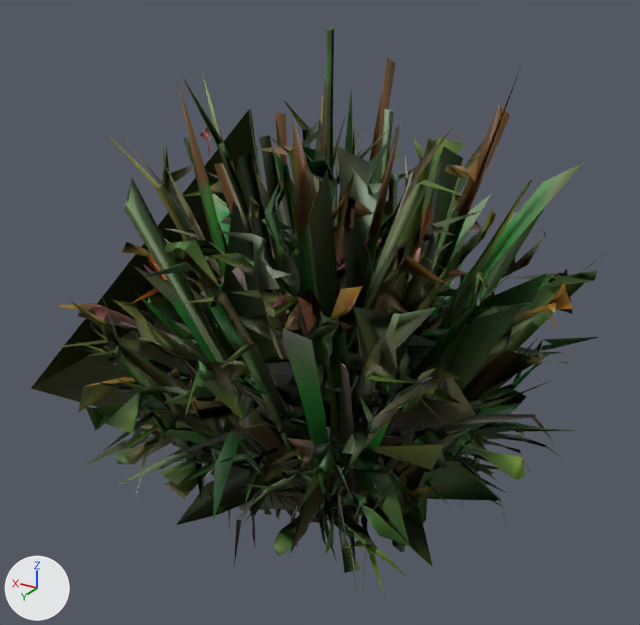
The glTF model labs/plants/data/shrubs/tri300.gltf: old version first, new version second.
Before and after are seen from a 50 mm camera at (3.037, 0.28, 0.222) aimed at (3.209, -0.007, 0.079). Arrows for +X, +Y and +Z are at lower left; the lights stay in place. The first picture is the older version. Where no turn or scale is listed for an object, it has been applied to the vertices. Vertices at exactly the same position are counted once.

In view in the first picture: '0:sagebrush', '1:low juniper', '2:sprig shrub', '3:wild rose', '4:spruce sapling', '5:cattails', '6:flowering shrub', '7:grass clump', '8:leafy shrub'.
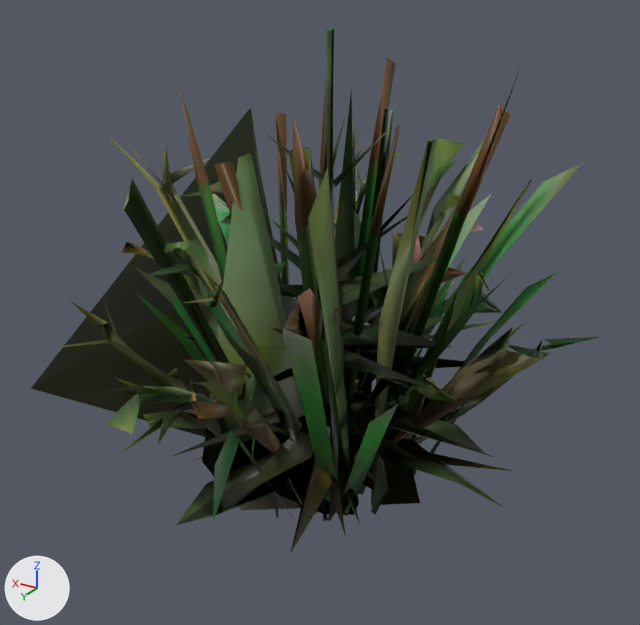
Changed parts and their boxes (x1, y1, x2, y2) in the pictures (640 x 625 px):
'7:grass clump', reshaped (11% narrower, 14% shorter)
    before: (31, 91, 597, 587)
    after: (31, 91, 532, 515)
'0:sagebrush', reshaped (21% narrower, 41% shorter)
    before: (90, 129, 546, 523)
    after: (183, 233, 544, 467)
'2:sprig shrub', reshaped
    before: (46, 74, 609, 554)
    after: (46, 124, 467, 454)
'1:low juniper', reshaped (mostly hidden afterwards)
    before: (85, 260, 575, 567)
    after: (176, 295, 512, 525)
'8:leafy shrub', reshaped (7% narrower, 24% shorter)
    before: (84, 99, 598, 594)
    after: (122, 138, 598, 513)
'6:flowering shrub', reshaped (mostly hidden afterwards)
    before: (53, 127, 573, 525)
    after: (119, 181, 287, 279)
'3:wild rose', reshaped
    before: (109, 127, 542, 519)
    after: (109, 206, 502, 456)
part 1 of me_df777f02_2301_40ec_9eeb_b4aa37ee88ef_001, deleted
    before: (90, 129, 546, 523)
part 2 of me_df777f02_2301_40ec_9eeb_b4aa37ee88ef_002, deleted
    before: (85, 260, 575, 567)
part 3 of me_df777f02_2301_40ec_9eeb_b4aa37ee88ef_002, cut back
    before: (404, 341, 438, 373)
part 4 of me_df777f02_2301_40ec_9eeb_b4aa37ee88ef_003, deleted
    before: (77, 74, 609, 554)
part 5 of me_df777f02_2301_40ec_9eeb_b4aa37ee88ef_004, deleted
    before: (143, 127, 542, 519)
part 6 of me_df777f02_2301_40ec_9eeb_b4aa37ee88ef_007, deleted
    before: (53, 127, 573, 525)
part 7 of me_df777f02_2301_40ec_9eeb_b4aa37ee88ef_008, deleted (mostly hidden)
    before: (136, 135, 597, 557)
part 8 of me_df777f02_2301_40ec_9eeb_b4aa37ee88ef_008, deleted
    before: (194, 146, 546, 587)
part 9 of me_df777f02_2301_40ec_9eeb_b4aa37ee88ef_009, deleted
    before: (84, 99, 472, 594)
'4:spruce sapling', unchanged, uncovered by the edit
    before: (170, 28, 448, 554)
    after: (151, 28, 494, 554)

Edits to the bpy script that builds the scene:
```text
Change me_df777f02_2301_40ec_9eeb_b4aa37ee88ef_001:
    remove me_df777f02_2301_40ec_9eeb_b4aa37ee88ef_001.from_pydata(...)  # 672 vertices, 1153 faces; spans x -0.086..0.085, y -0.086..0.088, z 0.0..0.153
    add me_df777f02_2301_40ec_9eeb_b4aa37ee88ef_001.from_pydata(...)  # 120 vertices, 231 faces; spans x -0.086..0.085, y -0.086..0.088, z 0.0..0.095
    me_df777f02_2301_40ec_9eeb_b4aa37ee88ef_001 part 1: 25 loose pieces with 552 vertices, spanning x -0.078..0.074, y -0.082..0.086, z 0.001..0.153, are deleted
Change me_df777f02_2301_40ec_9eeb_b4aa37ee88ef_002:
    remove me_df777f02_2301_40ec_9eeb_b4aa37ee88ef_002.from_pydata(...)  # 801 vertices, 1532 faces; spans x -0.101..0.101, y -0.099..0.098, z 0.005..0.1
    add me_df777f02_2301_40ec_9eeb_b4aa37ee88ef_002.from_pydata(...)  # 107 vertices, 214 faces; spans x -0.081..0.061, y -0.083..0.079, z 0.008..0.081
    me_df777f02_2301_40ec_9eeb_b4aa37ee88ef_002 part 2: 26 loose pieces with 654 vertices, spanning x -0.101..0.101, y -0.099..0.098, z 0.005..0.1, are deleted
    me_df777f02_2301_40ec_9eeb_b4aa37ee88ef_002 part 3
    40 vertices are removed from x -0.051..0.057, y -0.05..0.008, z 0.032..0.082
    76 faces are deleted
    1 new face joins them
Change me_df777f02_2301_40ec_9eeb_b4aa37ee88ef_003:
    remove me_df777f02_2301_40ec_9eeb_b4aa37ee88ef_003.from_pydata(...)  # 441 vertices, 682 faces; spans x -0.095..0.09, y -0.101..0.103, z -0.004..0.182
    add me_df777f02_2301_40ec_9eeb_b4aa37ee88ef_003.from_pydata(...)  # 145 vertices, 242 faces; spans x -0.033..0.081, y -0.101..0.103, z -0.004..0.154
    me_df777f02_2301_40ec_9eeb_b4aa37ee88ef_003 part 4: 23 loose pieces with 296 vertices, spanning x -0.095..0.09, y -0.057..0.079, z 0.004..0.182, are deleted
Change me_df777f02_2301_40ec_9eeb_b4aa37ee88ef_004:
    remove me_df777f02_2301_40ec_9eeb_b4aa37ee88ef_004.from_pydata(...)  # 791 vertices, 1315 faces; spans x -0.08..0.079, y -0.094..0.092, z -0.002..0.153
    add me_df777f02_2301_40ec_9eeb_b4aa37ee88ef_004.from_pydata(...)  # 155 vertices, 272 faces; spans x -0.045..0.048, y -0.094..0.092, z 0.0..0.127
    me_df777f02_2301_40ec_9eeb_b4aa37ee88ef_004 part 5: 27 loose pieces with 636 vertices, spanning x -0.08..0.079, y -0.088..0.088, z -0.002..0.153, are deleted
Change me_df777f02_2301_40ec_9eeb_b4aa37ee88ef_007:
    remove me_df777f02_2301_40ec_9eeb_b4aa37ee88ef_007.from_pydata(...)  # 910 vertices, 1555 faces; spans x -0.091..0.092, y -0.092..0.092, z -0.005..0.156
    add me_df777f02_2301_40ec_9eeb_b4aa37ee88ef_007.from_pydata(...)  # 91 vertices, 156 faces; spans x 0.002..0.092, y -0.024..0.026, z 0.007..0.128
    me_df777f02_2301_40ec_9eeb_b4aa37ee88ef_007 part 6: 22 loose pieces with 817 vertices, spanning x -0.091..0.088, y -0.092..0.092, z -0.005..0.156, are deleted
    other edits to the shape of me_df777f02_2301_40ec_9eeb_b4aa37ee88ef_007 do not show in these pictures
Change me_df777f02_2301_40ec_9eeb_b4aa37ee88ef_008:
    remove me_df777f02_2301_40ec_9eeb_b4aa37ee88ef_008.from_pydata(...)  # 905 vertices, 1452 faces; spans x -0.094..0.165, y -0.1..0.088, z 0.001..0.167
    add me_df777f02_2301_40ec_9eeb_b4aa37ee88ef_008.from_pydata(...)  # 140 vertices, 219 faces; spans x -0.073..0.165, y -0.093..0.082, z 0.001..0.167
    me_df777f02_2301_40ec_9eeb_b4aa37ee88ef_008 part 7: 43 loose pieces with 612 vertices, spanning x -0.094..0.088, y -0.093..0.088, z 0.001..0.149, are deleted
    me_df777f02_2301_40ec_9eeb_b4aa37ee88ef_008 part 8
    153 vertices are removed from x -0.092..0.023, y -0.1..0.074, z 0.001..0.149
    262 faces are deleted
Change me_df777f02_2301_40ec_9eeb_b4aa37ee88ef_009:
    remove me_df777f02_2301_40ec_9eeb_b4aa37ee88ef_009.from_pydata(...)  # 523 vertices, 807 faces; spans x -0.096..0.094, y -0.097..0.099, z -0.011..0.162
    add me_df777f02_2301_40ec_9eeb_b4aa37ee88ef_009.from_pydata(...)  # 171 vertices, 287 faces; spans x -0.096..0.076, y -0.078..0.098, z -0.011..0.154
    me_df777f02_2301_40ec_9eeb_b4aa37ee88ef_009 part 9: 22 loose pieces with 341 vertices, spanning x -0.075..0.094, y -0.097..0.099, z -0.001..0.162, are deleted
    other edits to the shape of me_df777f02_2301_40ec_9eeb_b4aa37ee88ef_009 do not show in these pictures
```
